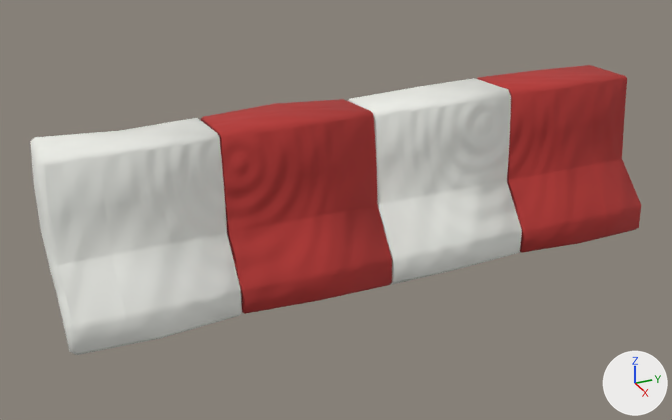
A saved change to the glTF model assets/styles/bright_clay/models/safety_barrier.glb.
Both versions are drawn from a 50 mm lens placed at (3.79, -1.83, 2.17), pointed at (0.01, -0.12, 0.28). Lighting does not change. The marker at lower right points along +X, +Y and +Z. The first picture is the older version. Where no turn or scale is listed for an object, it has been applied to the vertices. Vertices at exactly the same position are counted once.

Objects in the first picture: 'Body.009'.
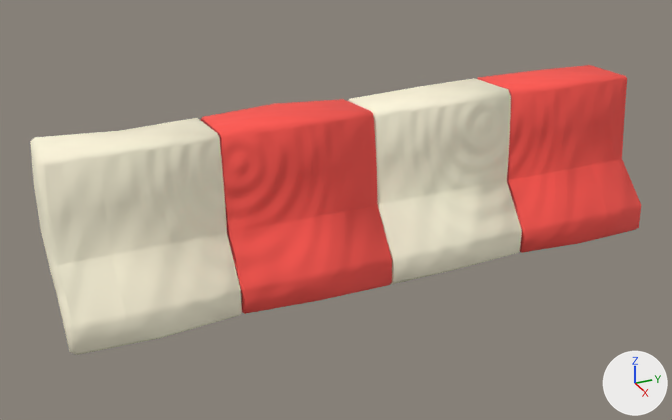
What differs and where, as boxes (x1, y1, x2, y2) in the pictures (672 x 420 px):
part 1 of me_concrete_barrier_001, recoloured (lighter): (200, 65, 641, 314) in both
part 2 of me_concrete_barrier_001, recoloured (white to pale yellow): (30, 78, 522, 352) in both

The change, as a list of edits to the scene's bpy script:
```text
Change me_concrete_barrier_001:
    where me_concrete_barrier_001.from_pydata(...)  # 383 vertices, 816 faces; spans x -0.38..0.38, y -1.5..1.5, z 0.0..0.82
    used by ob_body_009; location = (0.0, 0.0, 0.0)
    me_concrete_barrier_001 part 1: 408 faces centred in x -0.38..0.38, y -0.73..1.49, z 0.01..0.82 are repainted in the vertex colours; the middle colour goes from red #b43633 to red #ff574f
    me_concrete_barrier_001 part 2: 408 faces centred in x -0.38..0.38, y -1.5..0.75, z 0.01..0.81 are repainted in the vertex colours; the middle colour goes from white #eceee8 to pale yellow #fff7dc
```
